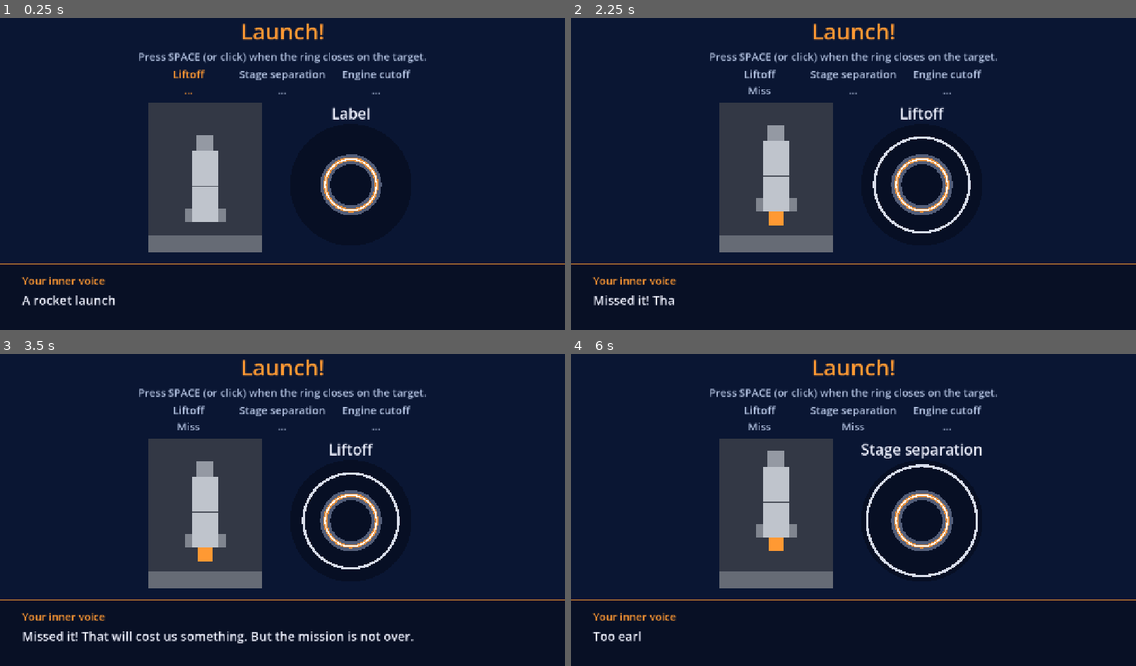
Above: before the commit, frames 1-4 (two rows, left to right).
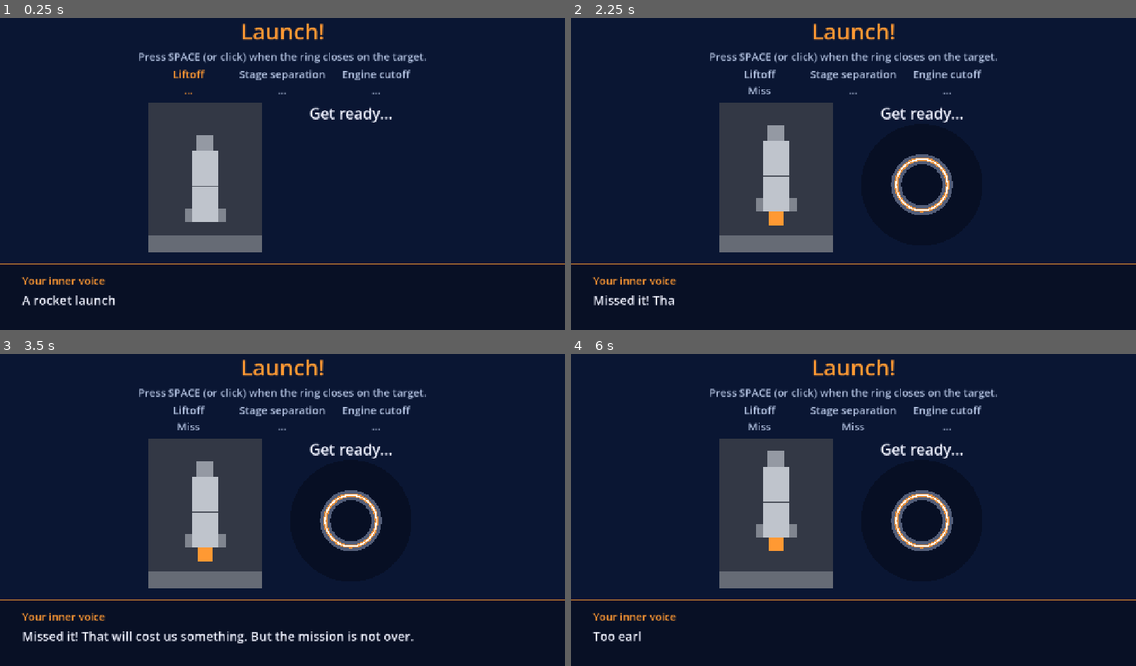
Above: after the commit, the same moments.

Repository: Kaleb-45/how-did-we-get-here
Game: Godot game, scene res://scenes/launch.tscn
The game is run twice, just before and just after one commit, with the same random seed, the same clock (stepped at 60 frames per second) and the same inputs. This scene is started directly instead of the project's main scene.
Inputs (mouse positions are in pixels of both pictures, inside the frame that each line leads up to):
- Up to frame 1 (0.25 s): no input
- Up to frame 2 (2.25 s): tap Space (timed_space) at 0.5, 1.25, 1.35, 2 s; move the mouse to (977, 155) at 0.52 s; hold D 0.53-1.28 s; tap E (timed_e) at 0.6 s; click (977, 155) at 0.67 s; move the mouse to (740, 186) at 1.27 s; hold S 1.28-2.03 s; move the mouse to (910, 102) at 2.02 s; hold D from 2.03 s (still down); tap Tab at 2.1 s
- Up to frame 3 (3.5 s): tap Space (timed_space) at 2.75 s; move the mouse to (254, 569) at 2.77 s; release D at 2.78 s; hold W from 2.78 s (still down); tap E (timed_e) at 2.85 s; click (254, 569) at 2.92 s
- Up to frame 4 (6 s): tap Space (timed_space) at 3.5, 3.6, 4.25, 5.85 s; move the mouse to (1023, 553) at 3.52 s; release W at 3.53 s; hold A 3.53-5.03 s; move the mouse to (684, 460) at 4.27 s; tap Tab at 4.35 s; move the mouse to (881, 506) at 5.02 s; hold S 5.03-5.78 s; tap E (timed_e) at 5.1 s; click (881, 506) at 5.17 s; move the mouse to (768, 428) at 5.77 s; hold D from 5.78 s (still down)

The runs differ from the first frame. In frame 1, 1.2% of the frame differs, in the area x 54-70%, y 28-64%; in frame 2, 0.7%; in frame 3, 0.7%; in frame 4, 1.0%.

Commit message:
Fix Launch: get-ready caption, clear old ring, no Next focus, voice lines by result count
Co-Authored-By: Claude Opus 5.5 <noreply@anthropic.com>

Diff:
--- a/scenes/timed_press.tscn
+++ b/scenes/timed_press.tscn
@@ -18,5 +18,5 @@
 offset_bottom = 40.0
 grow_horizontal = 2
 theme_type_variation = &"HeadingText"
-text = "Label"
+text = ""
 horizontal_alignment = 1
--- a/scripts/launch.gd
+++ b/scripts/launch.gd
@@ -24,6 +24,7 @@
 var moment_ids: Array = []        # for example ["liftoff", "stage_separation", "engine_cutoff"]
 var moment_labels: Array = []     # one Label per moment in the timeline
 var tightness: float = 1.0
+var result_counts: Dictionary = {}   # how many Perfect / Good / Miss so far
 
 
 func _ready() -> void:
@@ -72,6 +73,7 @@
 	for i in moment_ids.size():
 		var moment_id: String = moment_ids[i]
 		moment_labels[i].theme_type_variation = &"AccentText"   # the current one is orange
+		press.show_waiting(words["get_ready"])   # no old name, no old ring
 		await get_tree().create_timer(numbers["ready_seconds"]).timeout
 		press.start(words["moments"][moment_id], 1.0, tightness, press.ACTION_SPACE)
 		var result: String = await press.finished
@@ -83,8 +85,13 @@
 		moment_labels[i].text = words["moments"][moment_id] + "\n" + words["results"][result]
 		moment_labels[i].theme_type_variation = &"SmallText"
 		rocket_view.set_progress(i + 1, moment_ids.size())
+		# Use a count for each result type, so "Perfect again!" never comes first.
 		var lines: Array = voice_lines["results"][result]
-		inner_voice.say(lines[i % lines.size()])
+		inner_voice.say(lines[result_counts.get(result, 0) % lines.size()])
+		result_counts[result] = result_counts.get(result, 0) + 1
+		# Light the next moment now, and show "get ready" instead of the old ring.
+		if i + 1 < moment_ids.size():
+			press.show_waiting(words["get_ready"])
 		await get_tree().create_timer(numbers["between_seconds"]).timeout
 	show_summary()
 
@@ -108,7 +115,7 @@
 		add_line(words["no_losses"])
 		inner_voice.say(voice_lines["summary_clean"])
 	summary_box.visible = true
-	next_button.grab_focus()
+	# No focus on Next: a kid still pressing Space must not skip the summary.
 
 
 func add_line(text: String) -> Label:
--- a/scripts/timed_press.gd
+++ b/scripts/timed_press.gd
@@ -35,11 +35,22 @@
 var perfect_seconds: float = 0.1   # press this close to the target = Perfect
 var good_seconds: float = 0.25     # press this close = Good
 var last_result: String = ""
+var started: bool = false          # nothing is drawn until start() is called
 
 
 func _ready() -> void:
 	make_input_actions()
 	custom_minimum_size = Vector2(300, 340)
+	caption.text = ""
+
+
+# Shows words above the ring and clears the old ring (used while waiting).
+func show_waiting(text: String) -> void:
+	caption.text = text
+	running = false
+	last_result = ""
+	elapsed = 0.0
+	queue_redraw()
 
 
 # Makes the two key actions, the same way player.gd does (no Input Map setup needed).
@@ -67,6 +78,7 @@
 	elapsed = 0.0
 	last_result = ""
 	running = true
+	started = true
 	queue_redraw()
 
 
@@ -120,6 +132,8 @@
 
 # Draws the target, the two windows and the closing ring.
 func _draw() -> void:
+	if not started:
+		return
 	var middle := Vector2(size.x / 2.0, size.y - 150.0 - 4.0)
 	var backdrop: Color = get_theme_color("backdrop_color", &"TimedPress")
 	draw_circle(middle, RING_START_RADIUS + 8.0, backdrop)
